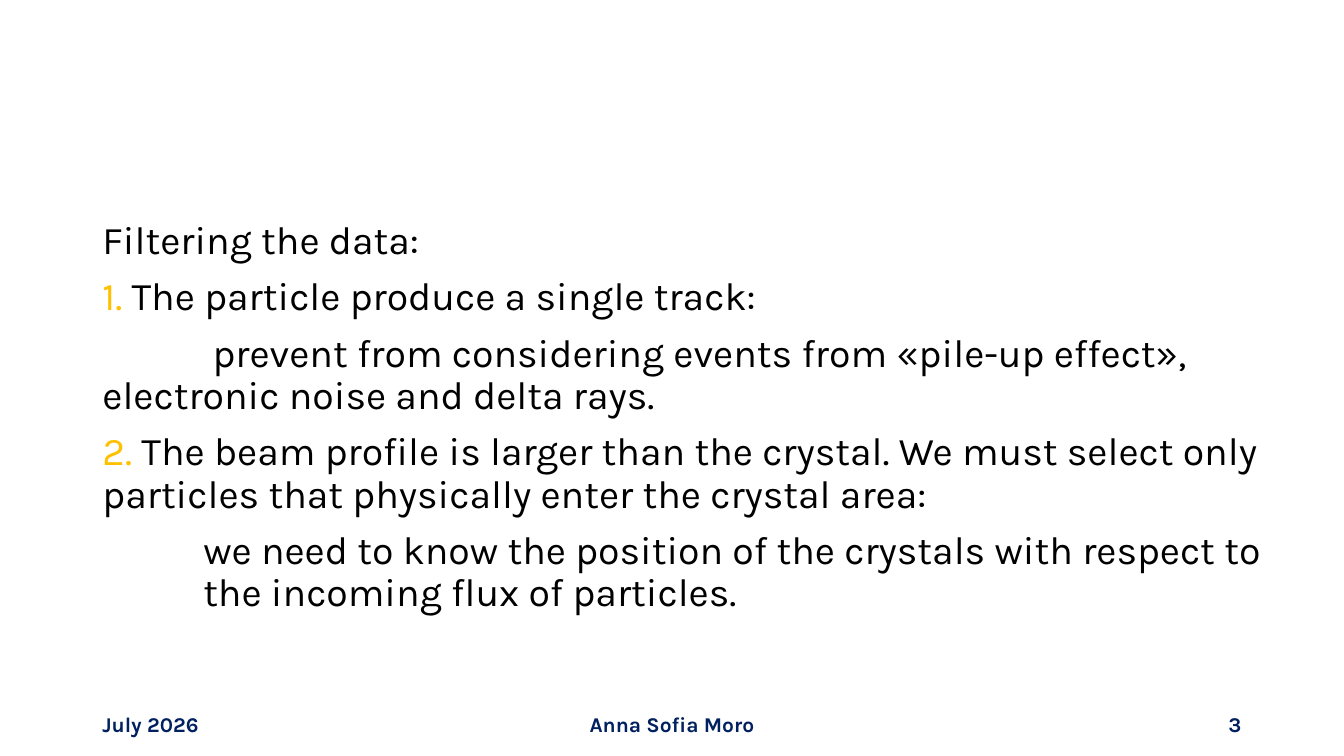
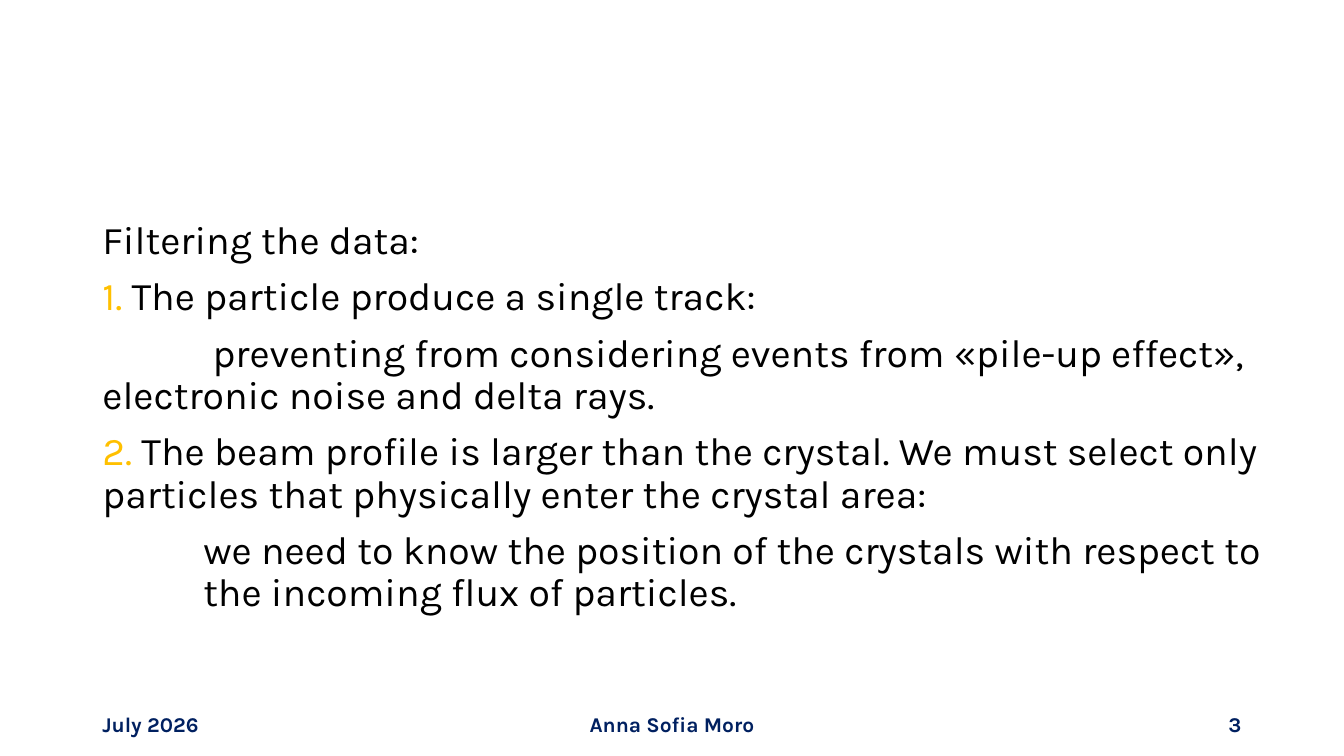
Before and after one commit to annaasofia/tesi, a slide deck: slide 3 of slides/week2.pptx. Drawn at 1344x756 pixels with LibreOffice and Linux fonts; fonts in the diff are those of the drawing; grey boxes stand for pictures. Boxes give left, top, right and bottom in pixels: in the first picture for what was removed or moved away, otherwise in the second. Text is boxed around its words. In the diff, an @@ line names an element or a change of style, - is before the commit and + after.

```diff
--- a/slides/week2.pptx
+++ b/slides/week2.pptx
@@ text at [102,340,1243,419]: text changed @@
-prevent from considering events from «pile-up effect», electronic noise and delta rays.
+preventing from considering events from «pile-up effect», electronic noise and delta rays.
```
Also in this commit, not shown: 2 other files.
